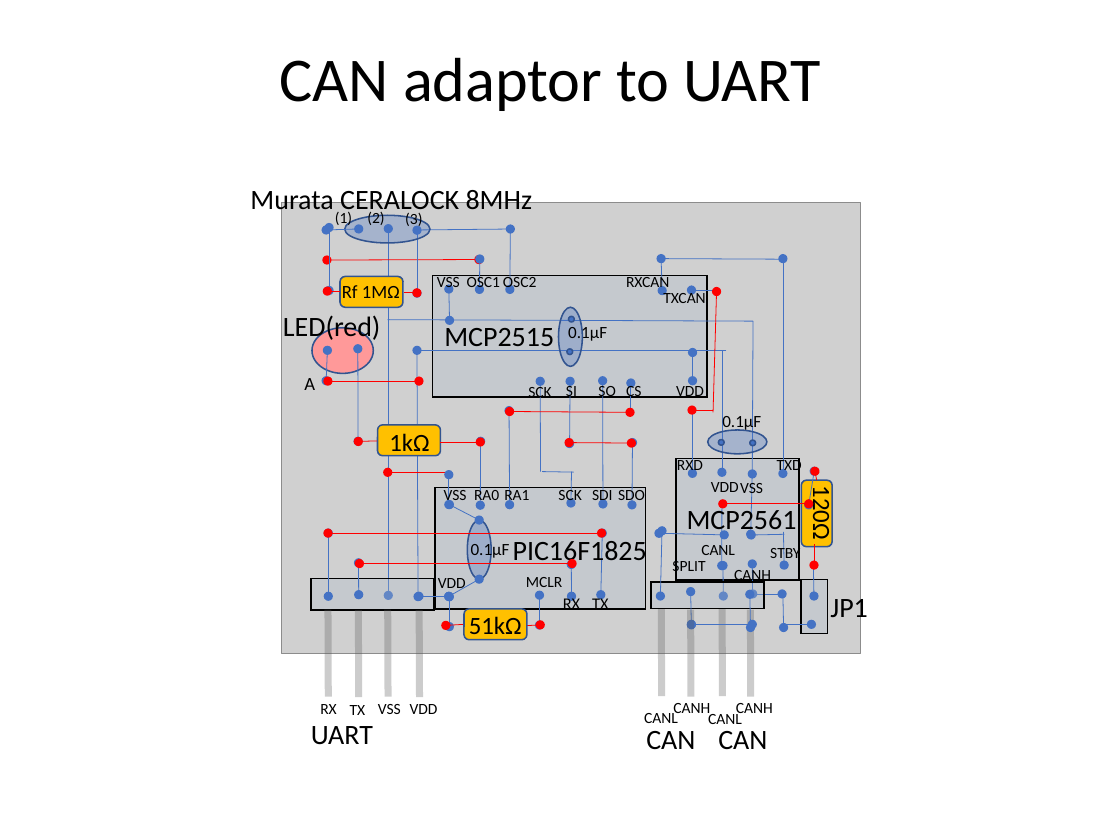
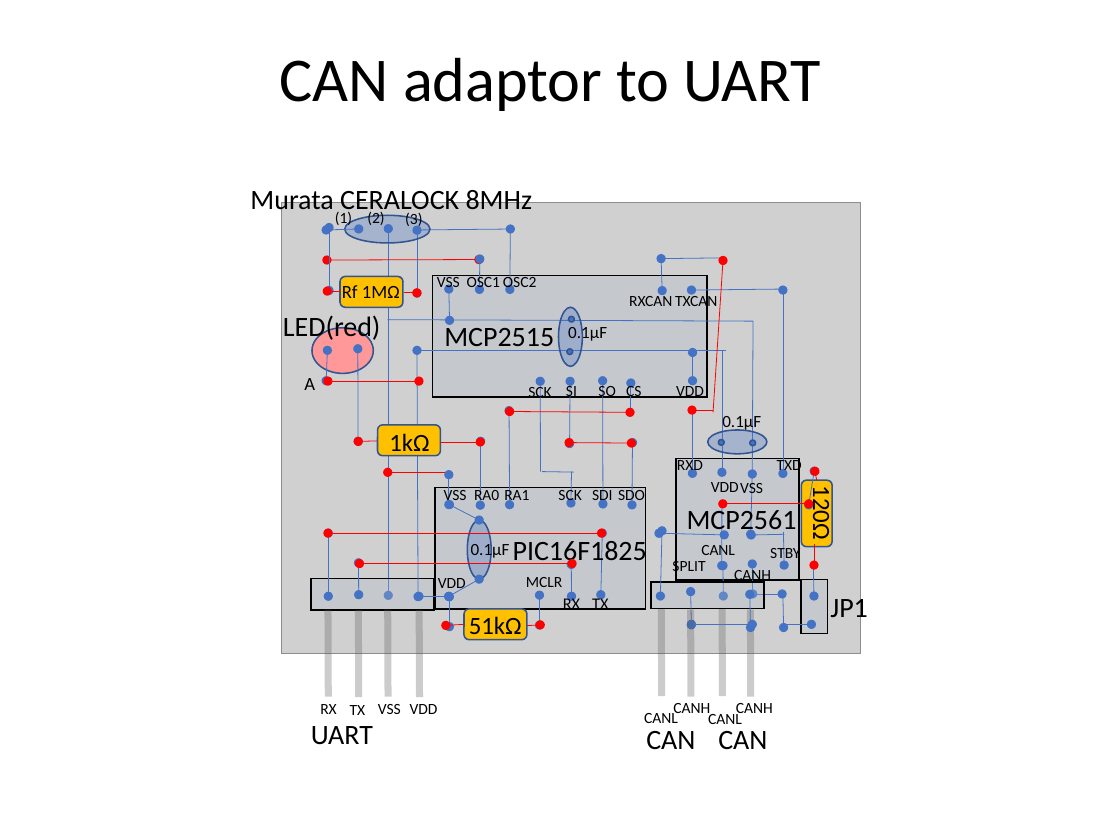
Before and after one commit to araobp/can-bus, a slide deck: slide 1 of doc/universal_board.pptx. Drawn at 1120x840 pixels with LibreOffice and Linux fonts; fonts in the diff are those of the drawing; grey boxes stand for pictures. Boxes give left, top, right and bottom in pixels: in the first picture for what was removed or moved away, otherwise in the second. Text is boxed around its words. In the diff, an @@ line names an element or a change of style, - is before the commit and + after.

```diff
--- a/doc/universal_board.pptx
+++ b/doc/universal_board.pptx
@@ line moved from (783, 259) - (662, 259) to (724, 258) - (662, 259) @@
@@ arrow moved from (717, 291) - (713, 412) to (724, 261) - (713, 412) @@
@@ text "RXCAN" rewrapped from <box>626,274,669,292</box> to <box>629,293,672,306</box> @@
@@ text "TXCAN" rewrapped from <box>663,290,705,303</box> to <box>675,293,717,311</box> @@
@@ arrow moved from (717, 290) - (691, 290) to (784, 289) - (691, 290) @@
@@ double arrow moved from (783, 259) - (783, 474) to (783, 290) - (783, 474) @@
```
Also in this commit, not shown: 1 other file.
